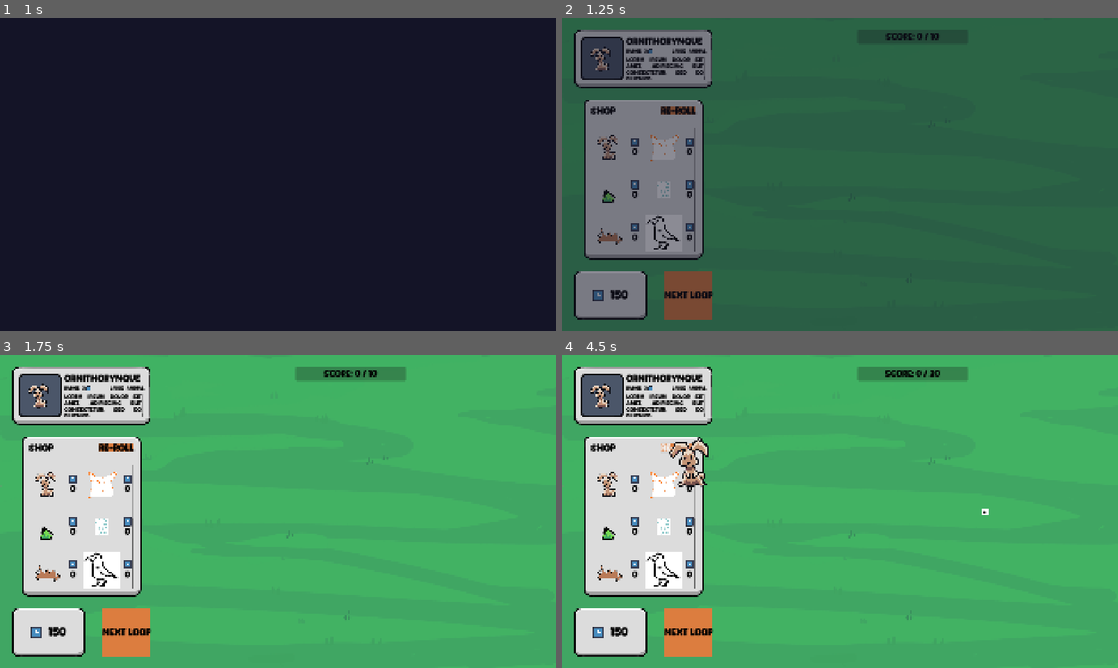
Above: before the commit, frames 1-4 (two rows, left to right).
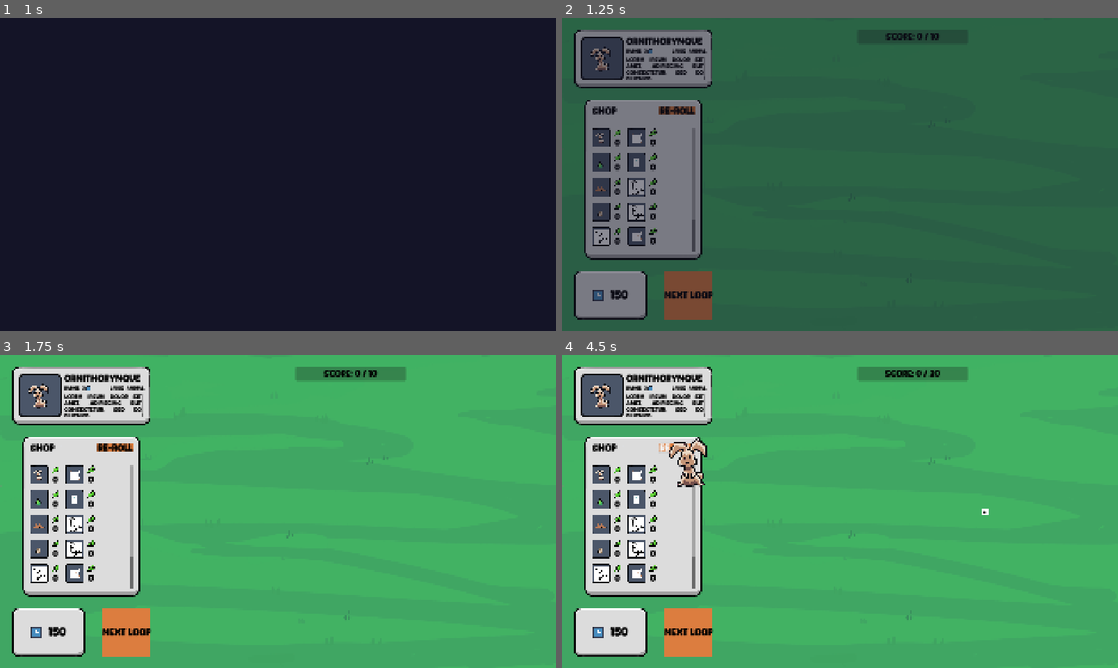
Above: after the commit, the same moments.

Repository: elliotfontaine/gmtk-2025-submission
Game: Godot game, scene res://scenes/main_menu.tscn
The game is run twice, just before and just after one commit, with the same random seed, the same clock (stepped at 60 frames per second) and the same inputs. The engine's default icon, where the game draws it, is replaced by a stand-in: a white triangle on a blue panel in a dark square.
Inputs (mouse positions are in pixels of both pictures, inside the frame that each line leads up to):
- Up to frame 1 (1 s): click "play." at 0.5 s
- Up to frame 2 (1.25 s): no input
- Up to frame 3 (1.75 s): click "Next Loop" at 1.25 s
- Up to frame 4 (4.5 s): click "Next Loop" at 2 s; click "RE-ROLL" at 2.75 s; click (612, 483) at 3.52 s; click "RE-ROLL" at 4.25 s

Frame 1 is identical in both runs. In frame 2, 3.1% of the frame differs, in the area x 4-26%, y 26-78%; in frame 3, 4.5%; in frame 4, 4.7%, in the area x 4-27%, y 26-78%.

Commit message:
feat: add logic and textures to shop items

Diff:
--- a/scenes/ui/shop_item.gd
+++ b/scenes/ui/shop_item.gd
@@ -1,14 +1,14 @@
+@tool
 extends Control
 
 signal pressed
 
-var species: SpeciesResource
+@export var species: SpeciesResource:
+	set(value):
+		species = value
+		%CreatureSprite.texture = value.texture if value != null else null
 
-var sprite: Texture:
-	get: return %CreatureSprite.texture
-	set(value): %CreatureSprite.texture = value
-
-var price: int:
+@export var price: int = 101:
 	get: return int(%Price.text)
 	set(value): %Price.text = str(value)
 
--- a/scenes/ui/shop_item.tscn
+++ b/scenes/ui/shop_item.tscn
@@ -1,7 +1,8 @@
-[gd_scene load_steps=4 format=3 uid="uid://bjl76cq3iw1n"]
+[gd_scene load_steps=5 format=3 uid="uid://bjl76cq3iw1n"]
 
 [ext_resource type="Script" uid="uid://c45oly7yg2ccw" path="res://scenes/ui/shop_item.gd" id="1_124sy"]
-[ext_resource type="Texture2D" uid="uid://bps01wgl8tq26" path="res://assets/godot.svg" id="1_d5n7g"]
+[ext_resource type="Texture2D" uid="uid://dxubv1qlao35k" path="res://assets/sprites/ui/creature_background.png" id="2_jol1k"]
+[ext_resource type="Texture2D" uid="uid://t4yejuuqutgx" path="res://assets/sprites/ui/money.png" id="3_jol1k"]
 
 [sub_resource type="StyleBoxEmpty" id="StyleBoxEmpty_124sy"]
 
@@ -15,13 +16,24 @@
 layout_mode = 2
 theme_override_constants/separation = 10
 
-[node name="CreatureSprite" type="TextureRect" parent="HBoxContainer"]
+[node name="CreatureBackground" type="TextureRect" parent="HBoxContainer"]
+layout_mode = 2
+texture = ExtResource("2_jol1k")
+expand_mode = 3
+stretch_mode = 5
+
+[node name="CreatureSprite" type="TextureRect" parent="HBoxContainer/CreatureBackground"]
 unique_name_in_owner = true
-custom_minimum_size = Vector2(128, 128)
-layout_mode = 2
-texture = ExtResource("1_d5n7g")
-expand_mode = 1
-stretch_mode = 5
+layout_mode = 1
+anchors_preset = -1
+anchor_left = 0.1
+anchor_top = 0.1
+anchor_right = 0.9
+anchor_bottom = 0.9
+grow_horizontal = 2
+grow_vertical = 2
+expand_mode = 3
+stretch_mode = 6
 
 [node name="VBoxContainer" type="VBoxContainer" parent="HBoxContainer"]
 layout_mode = 2
@@ -31,7 +43,7 @@
 [node name="CurrencyTexture" type="TextureRect" parent="HBoxContainer/VBoxContainer"]
 custom_minimum_size = Vector2(30, 30)
 layout_mode = 2
-texture = ExtResource("1_d5n7g")
+texture = ExtResource("3_jol1k")
 expand_mode = 1
 stretch_mode = 5
 
@@ -40,7 +52,7 @@
 layout_mode = 2
 size_flags_horizontal = 4
 theme_override_font_sizes/font_size = 30
-text = "10"
+text = "101"
 horizontal_alignment = 1
 
 [node name="TextureButton" type="TextureButton" parent="."]
--- a/scenes/ui/shop_panel.gd
+++ b/scenes/ui/shop_panel.gd
@@ -46,7 +46,6 @@
 		var species: SpeciesResource = Constants.get_species_by_id(id)
 		var new_item: Control = ITEM_SCENE.instantiate()
 		new_item.species = species
-		new_item.sprite = species.texture
 		new_item.price = 0
 		add_shop_item(new_item)
 		new_item.mouse_entered.connect(_on_item_hovered.bind(new_item))
--- a/scenes/ui/shop_panel.tscn
+++ b/scenes/ui/shop_panel.tscn
@@ -1,8 +1,14 @@
-[gd_scene load_steps=5 format=3 uid="uid://d288g7tvym65q"]
+[gd_scene load_steps=11 format=3 uid="uid://d288g7tvym65q"]
 
 [ext_resource type="Script" uid="uid://ilbv0ktx5rak" path="res://scenes/ui/shop_panel.gd" id="1_sblsc"]
 [ext_resource type="PackedScene" uid="uid://bjl76cq3iw1n" path="res://scenes/ui/shop_item.tscn" id="1_wxg4i"]
 [ext_resource type="AudioStream" uid="uid://dm5knn6xtsp0n" path="res://assets/audio/sfx/Click.wav" id="3_qecyp"]
+[ext_resource type="Resource" uid="uid://0cit8u5r4udr" path="res://resources/species/egg.tres" id="4_j21la"]
+[ext_resource type="Resource" uid="uid://bwp55ptwbdoor" path="res://resources/species/bunny.tres" id="4_sjk1b"]
+[ext_resource type="Resource" uid="uid://twyq25kbklef" path="res://resources/species/worm.tres" id="6_qeixu"]
+[ext_resource type="Resource" uid="uid://dodlsy8vfx76n" path="res://resources/species/crow.tres" id="7_4i0u3"]
+[ext_resource type="Resource" uid="uid://bnr020mddktae" path="res://resources/species/grass.tres" id="8_udh10"]
+[ext_resource type="Resource" uid="uid://biaj8l2hd8kum" path="res://resources/species/badger.tres" id="9_qjhny"]
 
 [sub_resource type="StyleBoxEmpty" id="StyleBoxEmpty_wxg4i"]
 
@@ -50,18 +56,25 @@
 
 [node name="ShopItem" parent="VBoxContainer/ScrollContainer/GridContainer" instance=ExtResource("1_wxg4i")]
 layout_mode = 2
+species = ExtResource("4_j21la")
 
 [node name="ShopItem2" parent="VBoxContainer/ScrollContainer/GridContainer" instance=ExtResource("1_wxg4i")]
 layout_mode = 2
+species = ExtResource("4_sjk1b")
 
 [node name="ShopItem3" parent="VBoxContainer/ScrollContainer/GridContainer" instance=ExtResource("1_wxg4i")]
 layout_mode = 2
+species = ExtResource("6_qeixu")
+price = 2
 
 [node name="ShopItem4" parent="VBoxContainer/ScrollContainer/GridContainer" instance=ExtResource("1_wxg4i")]
 layout_mode = 2
+species = ExtResource("7_4i0u3")
 
 [node name="ShopItem5" parent="VBoxContainer/ScrollContainer/GridContainer" instance=ExtResource("1_wxg4i")]
 layout_mode = 2
+species = ExtResource("8_udh10")
 
 [node name="ShopItem6" parent="VBoxContainer/ScrollContainer/GridContainer" instance=ExtResource("1_wxg4i")]
 layout_mode = 2
+species = ExtResource("9_qjhny")
Binary file added: assets/sprites/ui/money.png
Not shown, added: assets/sprites/ui/money.png.import
